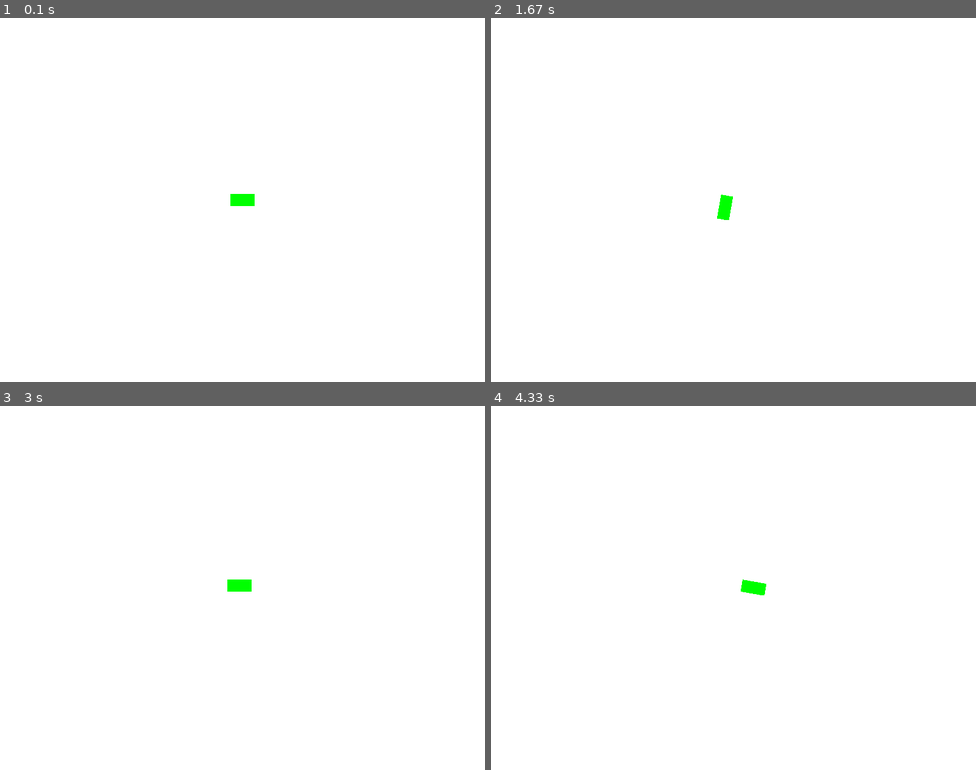
Above: before the commit, frames 1-4 (two rows, left to right).
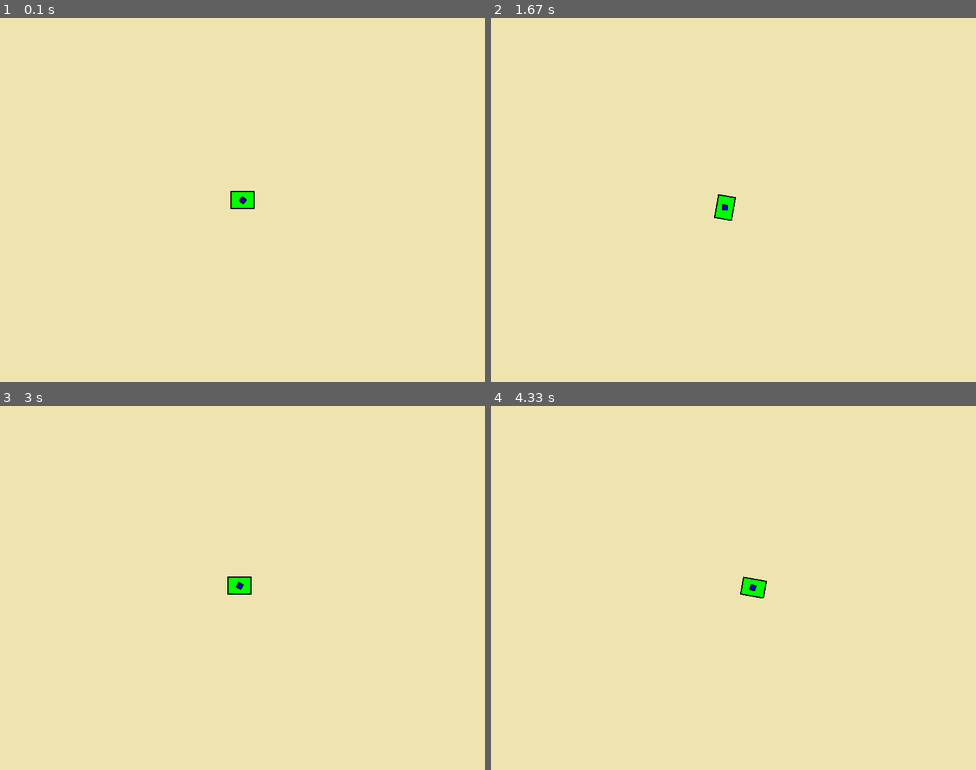
Above: after the commit, the same moments.

Repository: Keksfabrik-glitch/Panzerkiste
Game: pygame game, started from Zusammenführen.py
Same seed, same stepped clock (60 frames per second), same inputs: the game is played once before the commit and once after it.
Inputs (mouse positions are in pixels of both pictures, inside the frame that each line leads up to):
- Up to frame 1 (0.1 s): no input
- Up to frame 2 (1.67 s): hold D 0.33-0.8 s; move the mouse to (714, 214) at 0.37 s; hold W 0.83-1.13 s; move the mouse to (888, 189) at 0.87 s; hold D 1.17-1.63 s; move the mouse to (617, 203) at 1.2 s
- Up to frame 3 (3 s): hold A 1.67-2.2 s; move the mouse to (92, 533) at 1.7 s; hold S 2.23-2.53 s; move the mouse to (315, 460) at 2.27 s; hold A 2.57-2.97 s; move the mouse to (300, 620) at 2.6 s
- Up to frame 4 (4.33 s): hold W 3-3.37 s; move the mouse to (743, 464) at 3.03 s; hold D 3.4-4.03 s; move the mouse to (558, 577) at 3.43 s; hold S from 4.07 s (still down); move the mouse to (738, 624) at 4.1 s

The runs differ from the first frame. In frame 1, 100% of the frame differs, in the area x 0-100%, y 0-100%; in frame 2, 100%; in frame 3, 100%; in frame 4, 100%.

Commit message:
Update Zusammenführen.py

Diff:
--- a/Zusammenführen.py
+++ b/Zusammenführen.py
@@ -1,14 +1,18 @@
 import pygame
-import time
+import sys
 import math
-import threading
+
 pygame.init()
 WIDTH, HEIGHT = 800, 600
 screen = pygame.display.set_mode((WIDTH, HEIGHT))
 clock = pygame.time.Clock()
 
 WHITE = (255, 255, 255)
-ROT = (255, 0, 0)
+RED = (255, 0, 0)
+SCHWARZ = (0, 0, 0)
+SAND = (239, 228, 176)
+BLAU = (0, 0, 255)
+panzer_größe = 40
 
 def angle_diff(a, b):
     """Kleinste Differenz zwischen zwei Winkeln"""
@@ -25,10 +29,8 @@
         self.kugel_art = 1  # 2 = Feuer
         self.nachladezeit = 3
         self.letzterSchuss = 0
-        self.mieneZeit = 7
-        self.mienenAnzahl = -1  # -1 = unendlich viele
-        self.letzte_mine_zeit = 0
-        self.mine_cooldown = 500
+        self.mineZeit = 7
+        self.minenAnzahl = -1  # -1 = unendlich viele
         self.drehgeschwindigkeit = 5
         self.turmDrehgeschw = 8
         self.abpraller = 2
@@ -37,43 +39,56 @@
         self.winkel = 0
         self.turmWinkel = 0
         self.leben = 3
-        self.mienenPos = []
-    def Drehen(self,Um):
+        self.ActiveKugeln = []
+
+    def Drehen(self, Um):
         self.richtung += Um
         self.richtung %= 360
+
     def goW(self):
         rad = math.radians(self.richtung)
-        bewegung = pygame.Vector2( math.sin(rad), -math.cos(rad) ) * self.geschwindigkeit/10
+        bewegung = pygame.Vector2(math.sin(rad), -math.cos(rad)) * self.geschwindigkeit / 10
         self.position += bewegung
+
     def goD(self):
         self.Drehen(self.drehgeschwindigkeit)
+
     def goA(self):
         self.Drehen(-self.drehgeschwindigkeit)
+
     def goS(self):
         rad = math.radians(self.richtung)
-        bewegung = pygame.Vector2( math.sin(rad), -math.cos(rad) ) * self.geschwindigkeit/10
+        bewegung = pygame.Vector2(math.sin(rad), -math.cos(rad)) * self.geschwindigkeit / 10
         self.position -= bewegung
-    def Miene(self):
-        aktuelle_zeit = pygame.time.get_ticks()
-        if aktuelle_zeit - self.letzte_mine_zeit >= self.mine_cooldown:
-            if self.mienenAnzahl >= 1 or self.mienenAnzahl == -1:
-                if self.mienenAnzahl != -1:
-                    self.mienenAnzahl -= 1
-                if len(self.mienenPos) <= 5:
-                    self.mienenPos.append(self.position.copy())
-                    self.letzte_mine_zeit = aktuelle_zeit
 
-
-#IGNORIEREN NUR DAMIT MAN ES VISUELL SIEHT
-
+# IGNORIEREN NUR DAMIT MAN ES VISUELL SIEHT
 player = Player((400, 300))
 
+# Definiere das blaue Quadrat (unten)
+unten = pygame.Surface((panzer_größe / 4, panzer_größe / 4), pygame.SRCALPHA)
+unten.fill(BLAU)
+pygame.draw.rect(unten, SCHWARZ, (0, 0, panzer_größe / 4, panzer_größe / 4), 2)
+
+# Haupt-Game Loop
 running = True
 while running:
+    screen.fill(SAND)
+
     for event in pygame.event.get():
         if event.type == pygame.QUIT:
             running = False
 
+    maus_pos = pygame.mouse.get_pos()
+    richtung = pygame.Vector2(maus_pos) - player.position
+    if richtung.length() != 0:
+        richtung = richtung.normalize()  # auf Länge 1 bringen
+    winkel = -richtung.angle_to(pygame.Vector2(1, 0))
+
+    # Zur Maus drehen
+    rotiert = pygame.transform.rotate(unten, -winkel)
+    neu_rect = rotiert.get_rect(center=player.position)
+
+    # Steuerung
     keys = pygame.key.get_pressed()
     if keys[pygame.K_w]:
         player.goW()
@@ -83,18 +98,23 @@
         player.goA()
     if keys[pygame.K_d]:
         player.goD()
-    if keys[pygame.K_SPACE]:
-        MieneVerarbeitung = threading.Thread(target=player.Miene(), args=())
-    screen.fill(WHITE)
 
-    for pos in player.mienenPos:
-        miene = pygame.draw.circle(screen, ROT, (pos.x,pos.y), 8)
-    panzer_breite = 20
-    panzer_länge = 40
-    panzer_surface = pygame.Surface((panzer_breite, panzer_länge), pygame.SRCALPHA)
+    # Zeichne den Turm (rotierend)
+    panzer_surface = pygame.Surface((panzer_größe-(panzer_größe/4), panzer_größe), pygame.SRCALPHA)
     panzer_surface.fill((0, 255, 0))
+    pygame.draw.rect(panzer_surface, SCHWARZ, (0, 0,panzer_größe-(panzer_größe/4), panzer_größe), 2)
+
     gedreht = pygame.transform.rotate(panzer_surface, -player.richtung)
     gedreht_rect = gedreht.get_rect(center=player.position)
+
+    # Zeichne den Unterteil
     screen.blit(gedreht, gedreht_rect.topleft)
+
+    # Das blaue Quadrat im Zentrum des Panzers
+    screen.blit(rotiert, neu_rect.topleft)  # Das rotiert in der Mitte des grünen Panzers bleibt
+
     pygame.display.flip()
     clock.tick(60)
+
+pygame.quit()
+exit()
